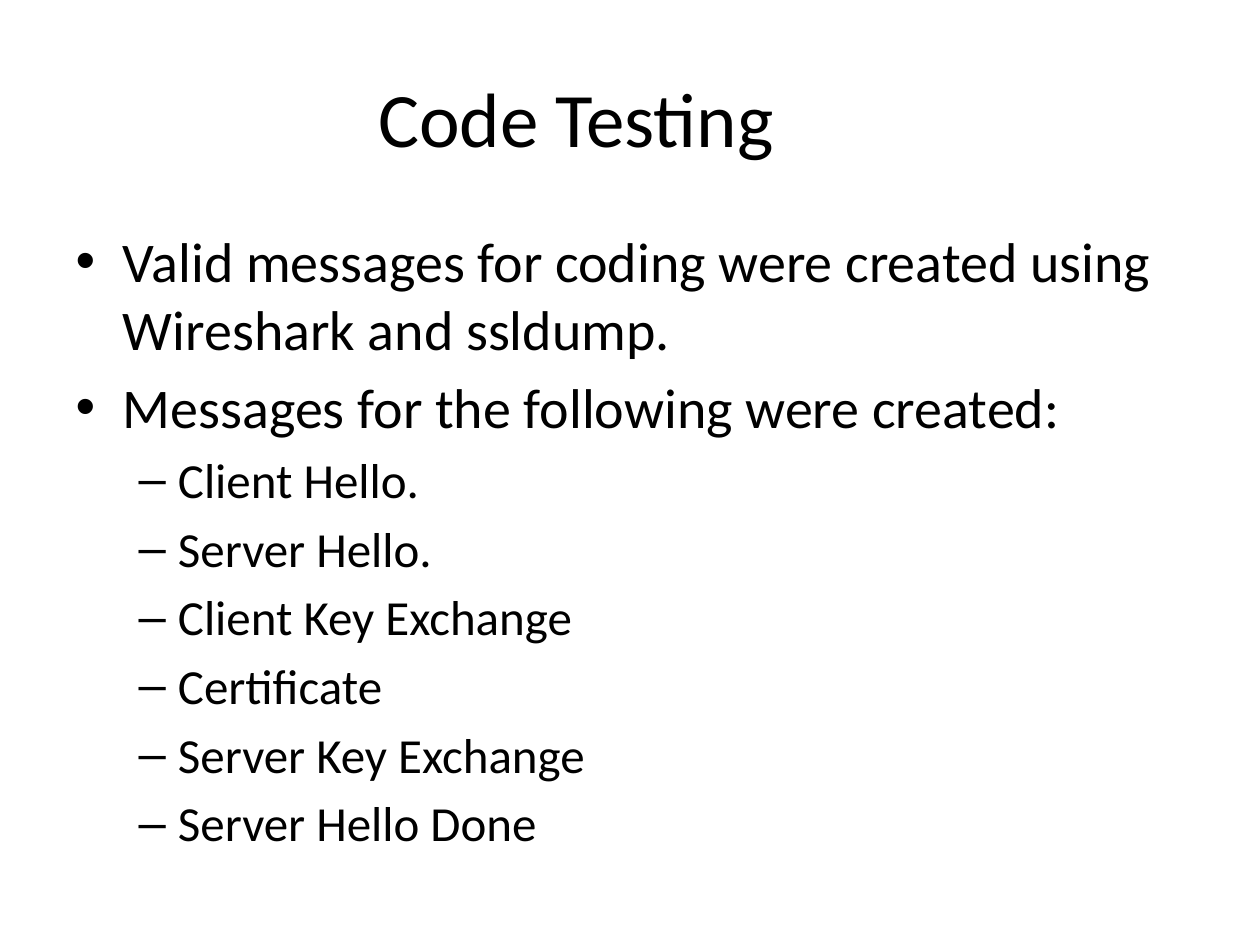
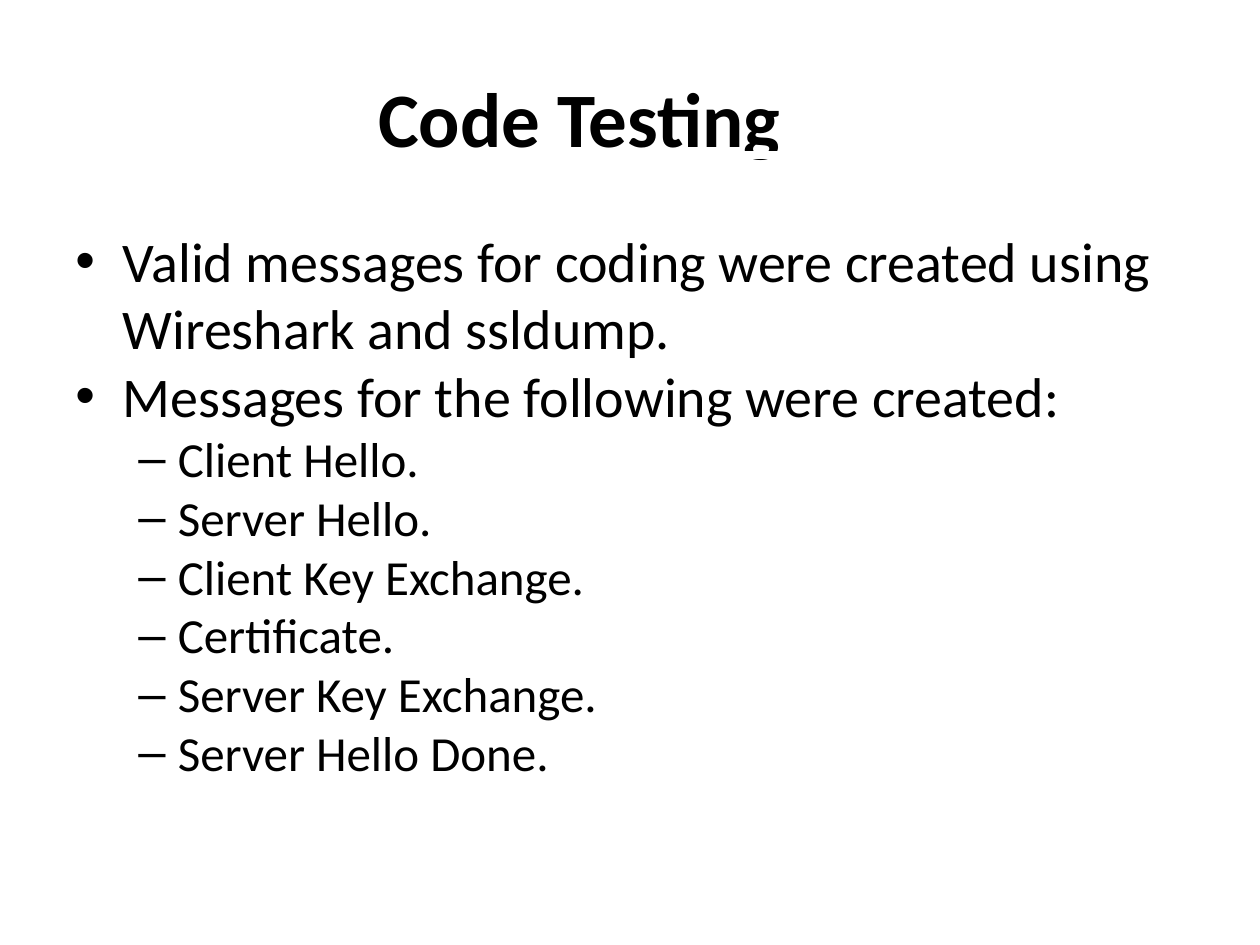
Before and after one commit to bayotop/tls-parser, a slide deck: slide 10 of parser-presentation.pptx (slide 7 before the commit). Drawn at 1260x945 pixels with LibreOffice and Linux fonts; fonts in the diff are those of the drawing. Boxes give left, top, right and bottom in pixels: in the first picture for what was removed or moved away, otherwise in the second. Text is boxed around its words. In the diff, an @@ line names an element or a change of style, - is before the commit and + after.

```diff
--- a/parser-presentation.pptx
+++ b/parser-presentation.pptx
@@ text "Code Testing" at <box>378,93,780,160</box>: bold on, underline on @@
@@ text at <box>123,243,1150,537</box>: indent changed; less space between paragraphs @@
@@ text at <box>178,561,597,772</box>: text changed @@
-  – Client Key Exchange
-  – Certificate
-  – Server Key Exchange
-  – Server Hello Done
+  – Client Key Exchange.
+  – Certificate.
+  – Server Key Exchange.
+  – Server Hello Done.
```
Also in this commit, not shown: 8 other slides changed, 4 slides added.
